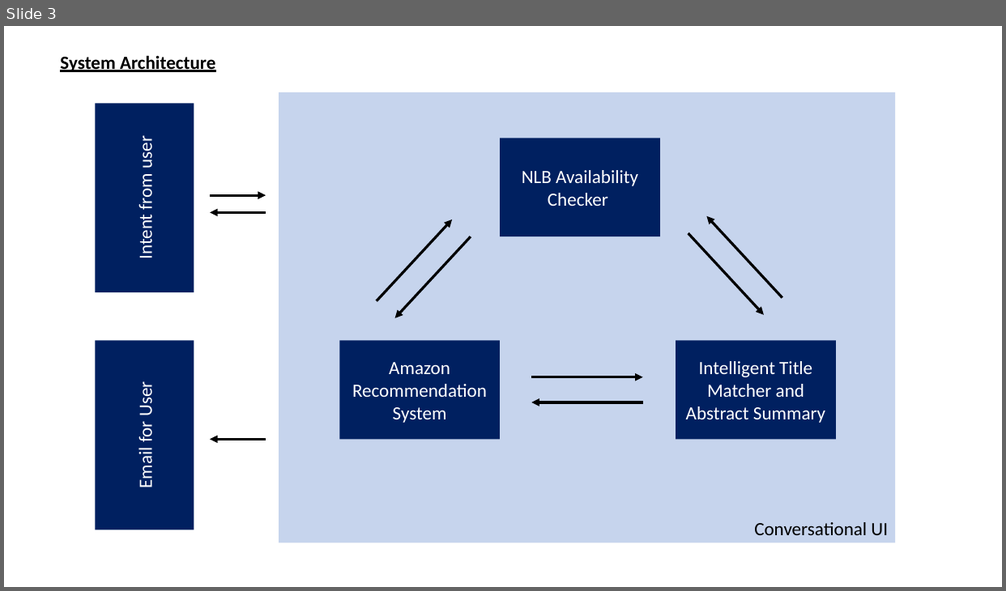
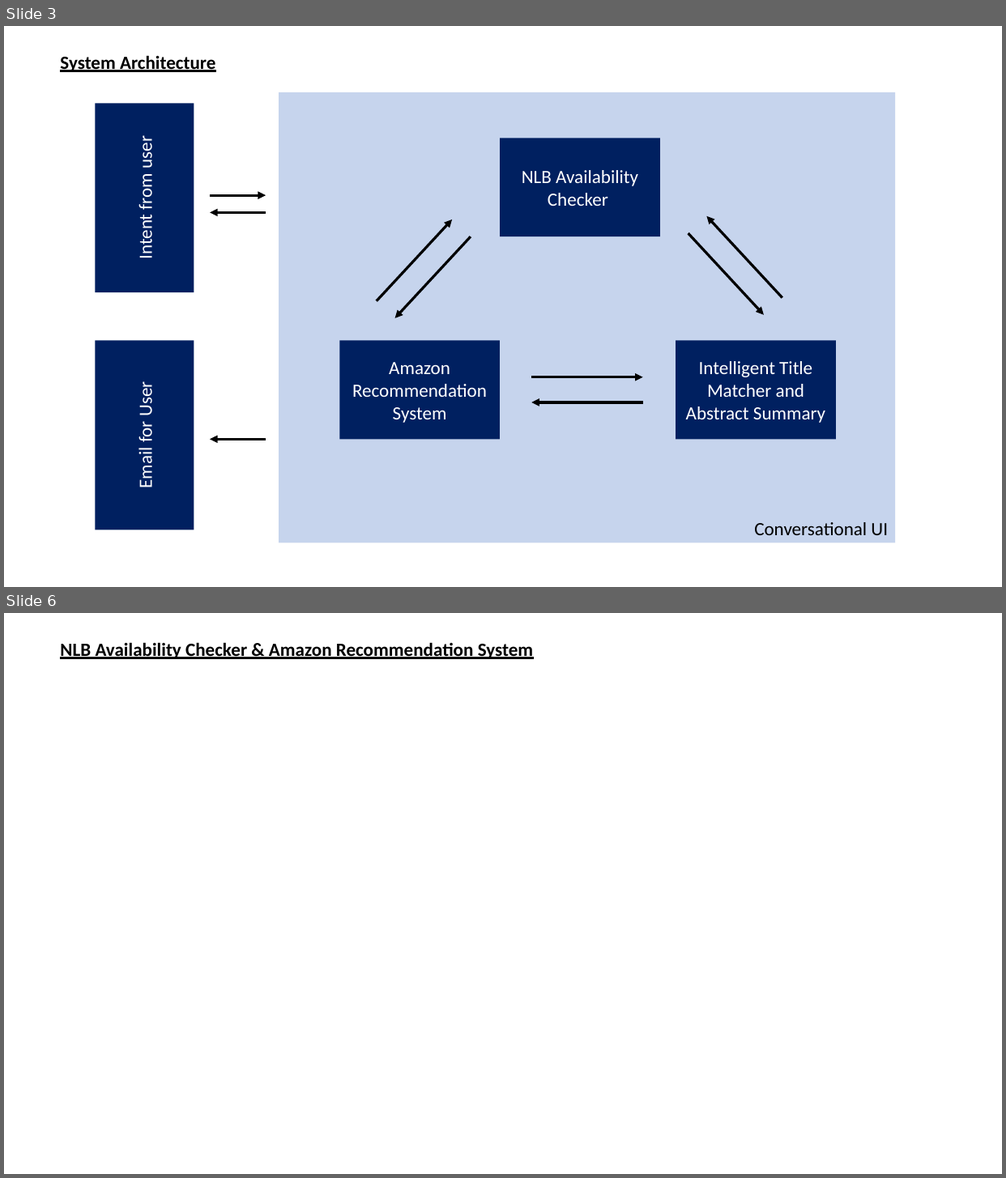
Before and after one commit to AftTheRain/ISA-PM-IPA-2021-01-09-IS02PT-GRP-SmartLibrarian, a slide deck: Video/ISS IPA PROJECT PRESENTATION - SYSTEM ARCHITECTURE.pptx. Shown one above the other, each under a label of ours: slide 3 before the commit, slides 3 and 6 after it; the slides between them are not shown. The pictures are 1006x591 and 1006x1178 pixels, drawn with LibreOffice and Linux fonts; fonts in the diff are those of the drawing. Boxes give left, top, right and bottom in pixels: in the first picture for what was removed or moved away, otherwise in the second. Text is boxed around its words. In the diff, an @@ line names an element or a change of style, - is before the commit and + after.

Commit message:
Updated Video System Architecture

```diff
--- a/Video/ISS IPA PROJECT PRESENTATION - SYSTEM ARCHITECTURE.pptx
+++ b/Video/ISS IPA PROJECT PRESENTATION - SYSTEM ARCHITECTURE.pptx
@@ slide 6 added at [4,613,1002,1174], background #FFFFFF @@
@@ text added at [60,642,533,659], 18 pt, text #000000, bold, underline @@
+NLB Availability Checker & Amazon Recommendation System
```
Also in this commit, not shown: 1 slide changed, 3 other slides added.
